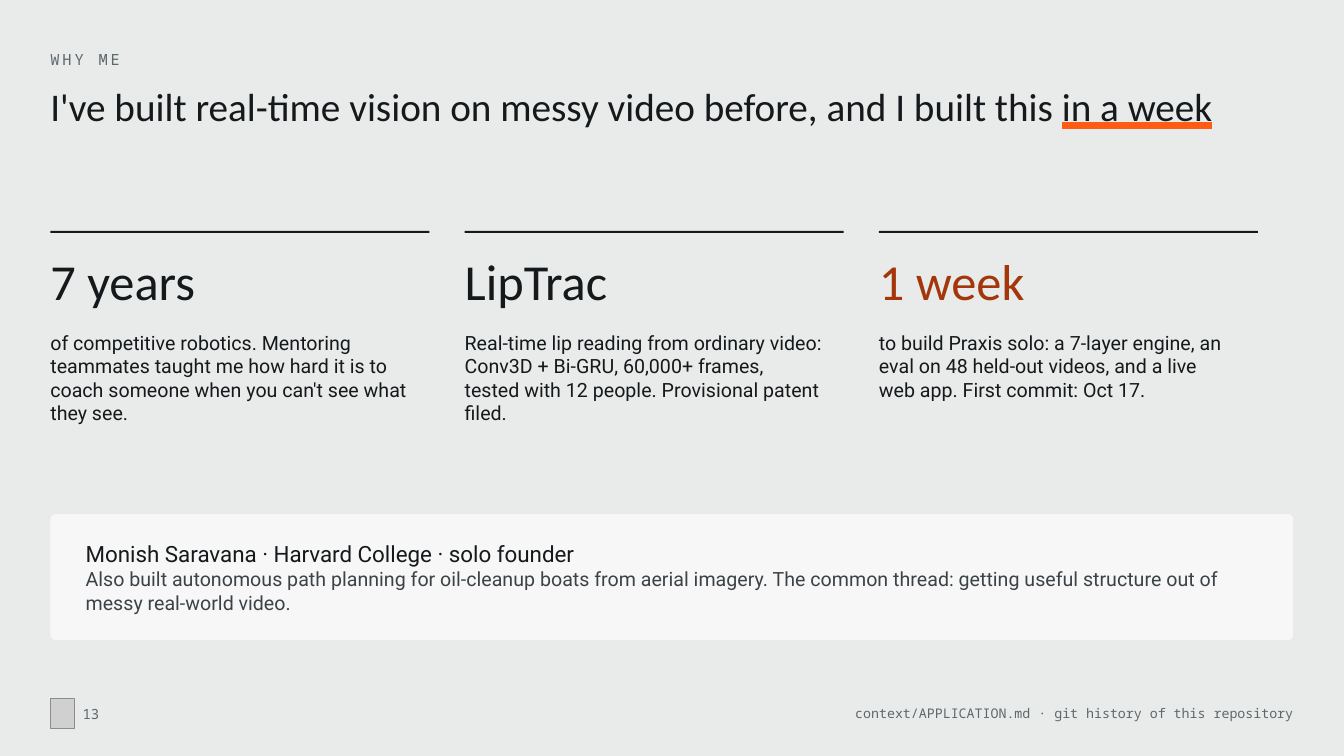
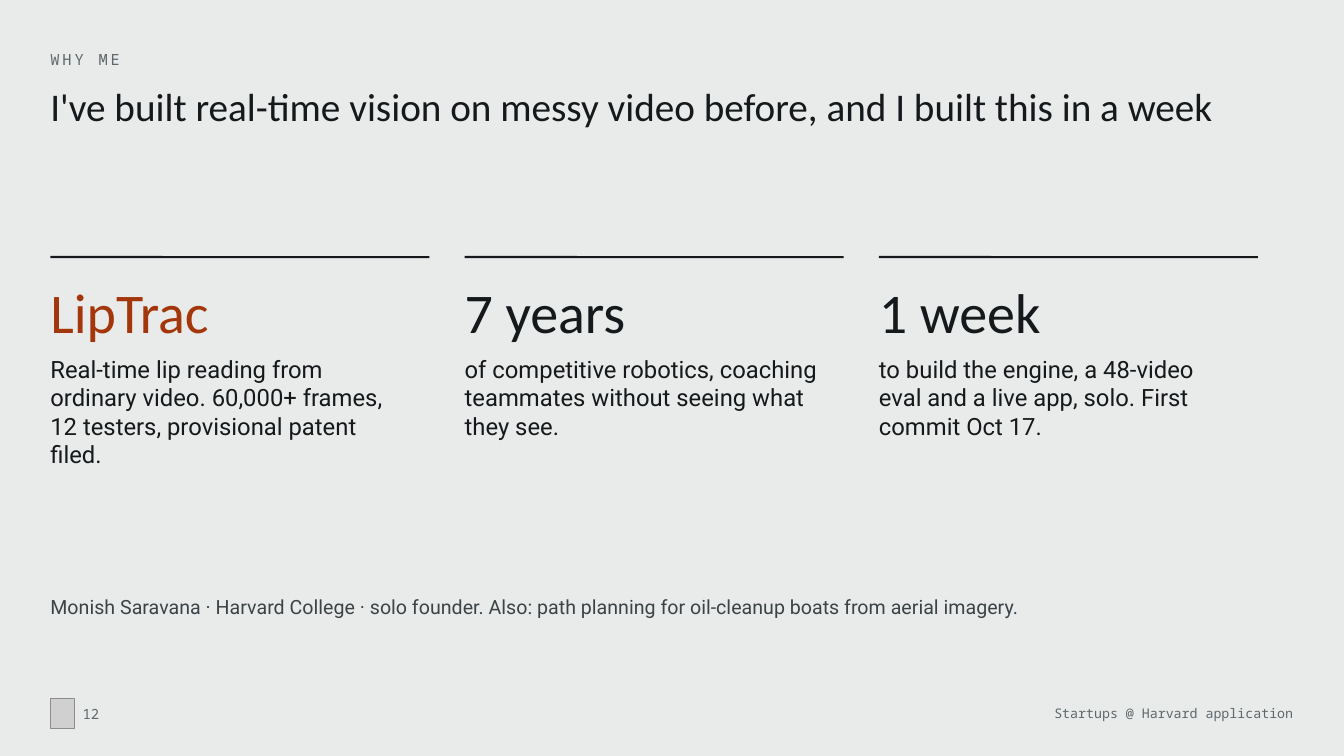
Before and after one commit to MonishSaravana/praxis, a slide deck: slide 12 of deck/Praxis_SAH_Oct2026.pptx (slide 13 before the commit). Drawn at 1344x756 pixels with LibreOffice and Linux fonts; fonts in the diff are those of the drawing; grey boxes stand for pictures. Boxes give left, top, right and bottom in pixels: in the first picture for what was removed or moved away, otherwise in the second. Text is boxed around its words. In the diff, an @@ line names an element or a change of style, - is before the commit and + after.

```diff
--- a/deck/Praxis_SAH_Oct2026.pptx
+++ b/deck/Praxis_SAH_Oct2026.pptx
@@ title "I've built real-time vision on ..." at bbox=[50, 93, 1212, 128]: underline off in "in a week" @@
@@ 3 lines: place and size @@
-3 lines at bbox=[50, 232, 1258, 232]
+3 lines at bbox=[50, 257, 1258, 257]
@@ text "LipTrac": place and size @@
-text "LipTrac" at bbox=[465, 265, 608, 308]
+text "LipTrac" at bbox=[50, 294, 208, 342]
@@ text "LipTrac" at bbox=[50, 294, 208, 342]: size 36 to 40 pt, text colour #16191B to #A3360A @@
@@ text "7 years": place and size @@
-text "7 years" at bbox=[50, 267, 195, 308]
+text "7 years" at bbox=[465, 297, 626, 342]
@@ text "7 years" at bbox=[465, 297, 626, 342]: size 36 to 40 pt @@
@@ text "1 week": place and size @@
-text "1 week" at bbox=[879, 265, 1025, 301]
+text "1 week" at bbox=[879, 294, 1041, 334]
@@ text "1 week" at bbox=[879, 294, 1041, 334]: size 36 to 40 pt, text colour #A3360A to #16191B @@
@@ text removed at bbox=[50, 335, 407, 424] @@
-of competitive robotics. Mentoring teammates taught me how hard it is to coach someone when you can't see what they see.
@@ text at bbox=[50, 360, 382, 464]: text changed; size 14 to 17 pt @@
-Real-time lip reading from ordinary video: Conv3D + Bi-GRU, 60,000+ frames, tested with 12 people. Provisional patent filed.
+Real-time lip reading from ordinary video. 60,000+ frames, 12 testers, provisional patent filed.
@@ text added at bbox=[465, 360, 817, 440], 17 pt, text #16191B @@
+of competitive robotics, coaching teammates without seeing what they see.
@@ text at bbox=[879, 360, 1193, 436]: text changed; size 14 to 17 pt @@
-to build Praxis solo: a 7-layer engine, an eval on 48 held-out videos, and a live web app. First commit: Oct 17.
+to build the engine, a 48-video eval and a live app, solo. First commit Oct 17.
@@ rounded rectangle removed at bbox=[50, 514, 1294, 640] @@
@@ text at bbox=[50, 599, 1018, 618]: text changed @@
-Monish Saravana · Harvard College · solo founder
-Also built autonomous path planning for oil-cleanup boats from aerial imagery. The common thread: getting useful structure out of messy real-world video.
+Monish Saravana · Harvard College · solo founder. Also: path planning for oil-cleanup boats from aerial imagery.
@@ text "Monish Saravana · Harvard College ..." at bbox=[50, 599, 1018, 618]: vertical alignment middle to top @@
@@ page number at bbox=[83, 709, 100, 719]: text changed @@
-13
+12
@@ text at bbox=[1054, 708, 1294, 721]: text changed @@
-context/APPLICATION.md · git history of this repository
+Startups @ Harvard application
```
Also in this commit, not shown: 15 other slides changed, 7 slides added, 6 slides removed, 59 other files.
